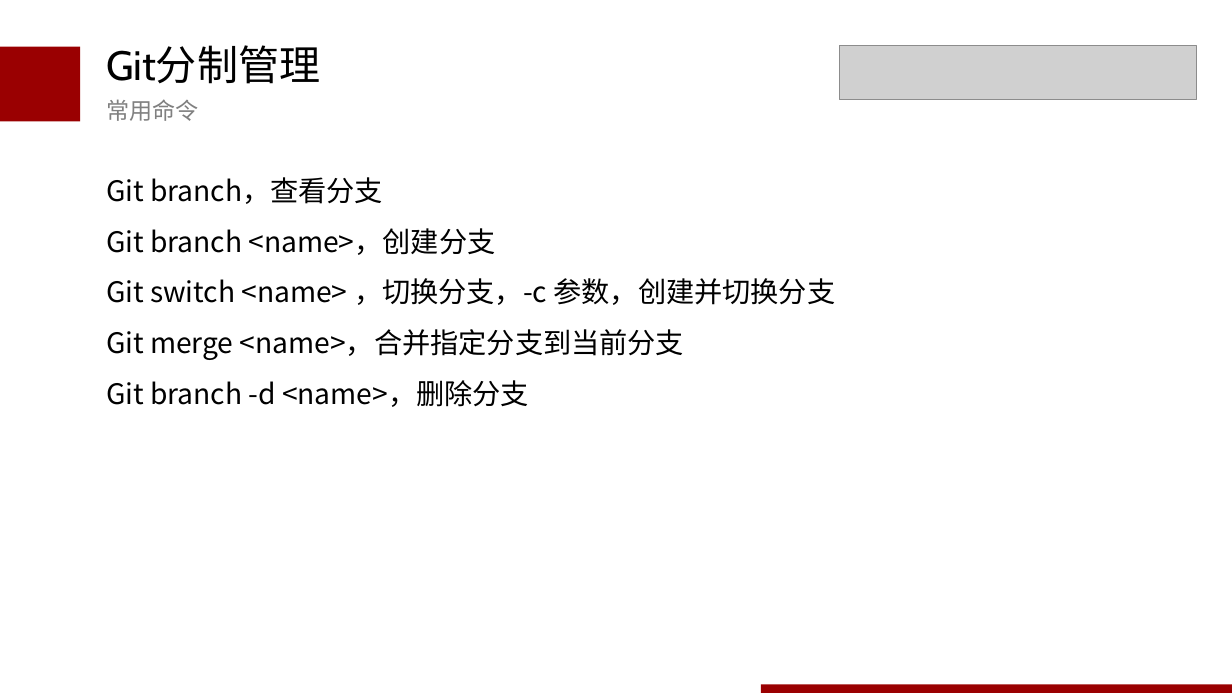
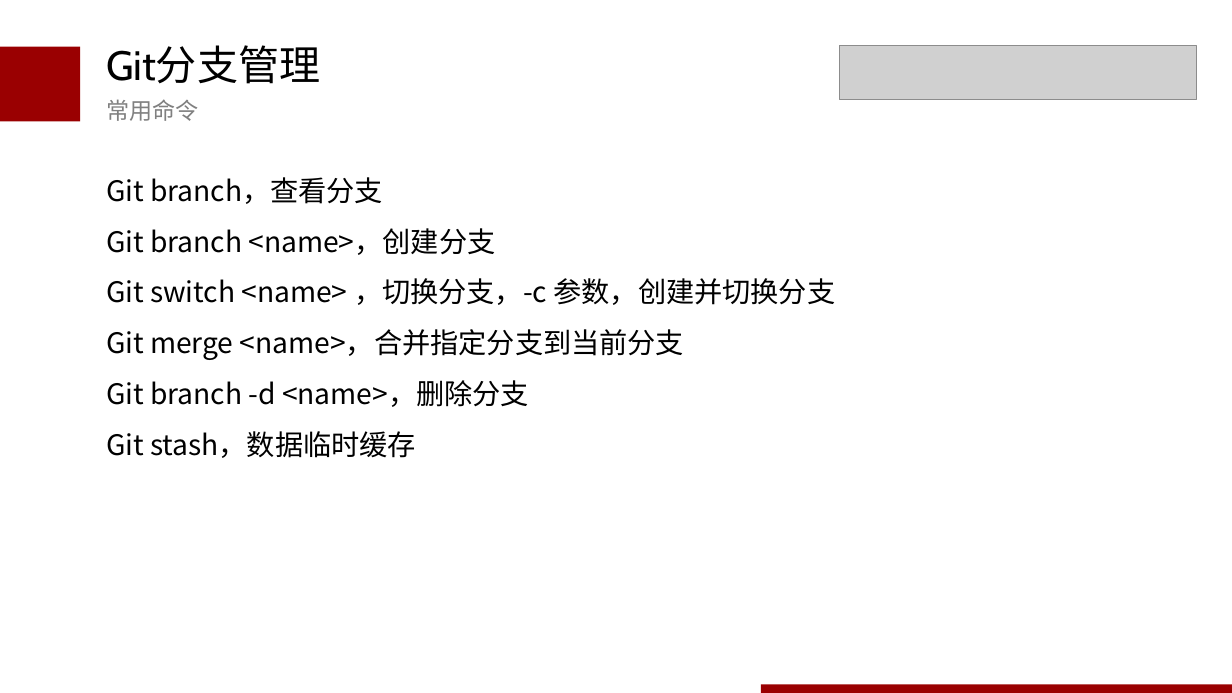
Before and after one commit to wudaoxi1100/blog, a slide deck: slide 27 of ppt/git介绍0325.pptx. Drawn at 1232x693 pixels with LibreOffice and Linux fonts; fonts in the diff are those of the drawing; grey boxes stand for pictures. Boxes give left, top, right and bottom in pixels: in the first picture for what was removed or moved away, otherwise in the second. Text is boxed around its words. In the diff, an @@ line names an element or a change of style, - is before the commit and + after.

```diff
--- a/ppt/git介绍0325.pptx
+++ b/ppt/git介绍0325.pptx
@@ text at bbox=[106, 45, 320, 84]: text changed @@
-Git分制管理
+Git分支管理
@@ text at bbox=[106, 431, 416, 458]: paragraph added @@
+Git stash，数据临时缓存
```
Also in this commit, not shown: 5 other slides changed, 1 other file.
